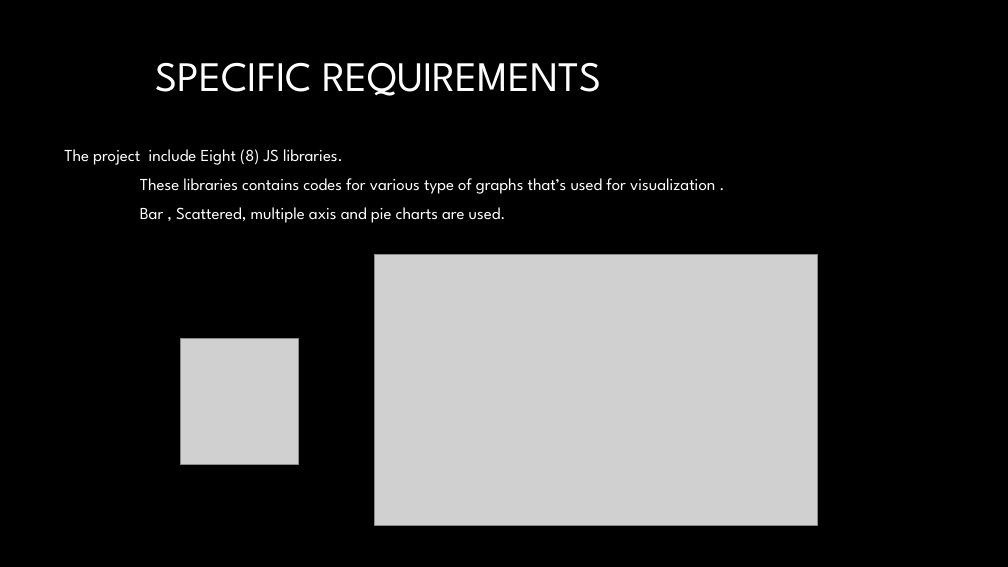
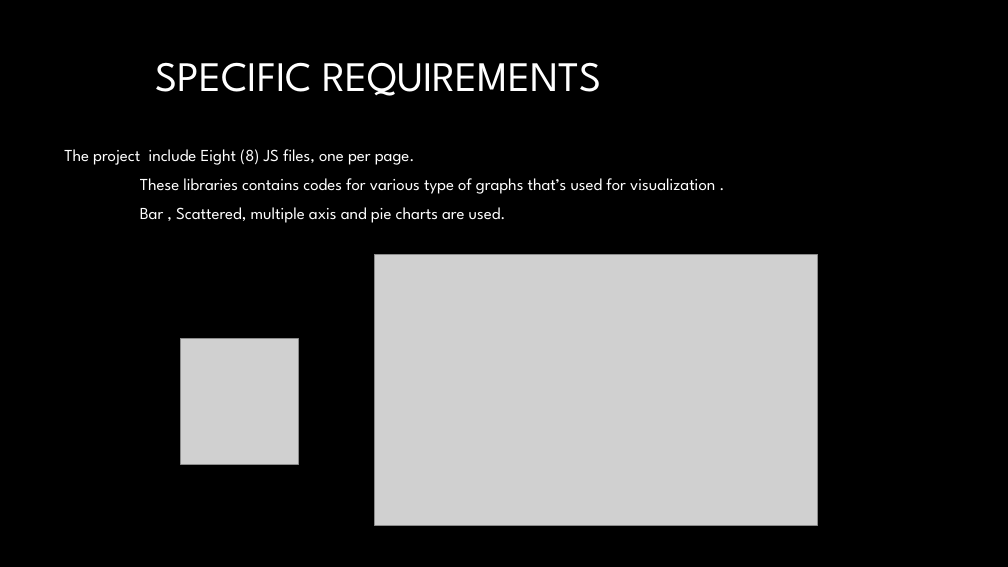
Before and after one commit to ahmadfarouk/Project3, a slide deck: slide 4 of project 3 presentation.pptx. Drawn at 1008x567 pixels with LibreOffice and Linux fonts; fonts in the diff are those of the drawing; grey boxes stand for pictures; background and template pictures are left out. Boxes give left, top, right and bottom in pixels: in the first picture for what was removed or moved away, otherwise in the second. Text is boxed around its words. In the diff, an @@ line names an element or a change of style, - is before the commit and + after.

Commit message:
Update

```diff
--- a/project 3 presentation.pptx
+++ b/project 3 presentation.pptx
@@ text at <box>64,149,415,165</box>: text changed @@
-The project include Eight (8) JS libraries.
+The project include Eight (8) JS files, one per page.
```
